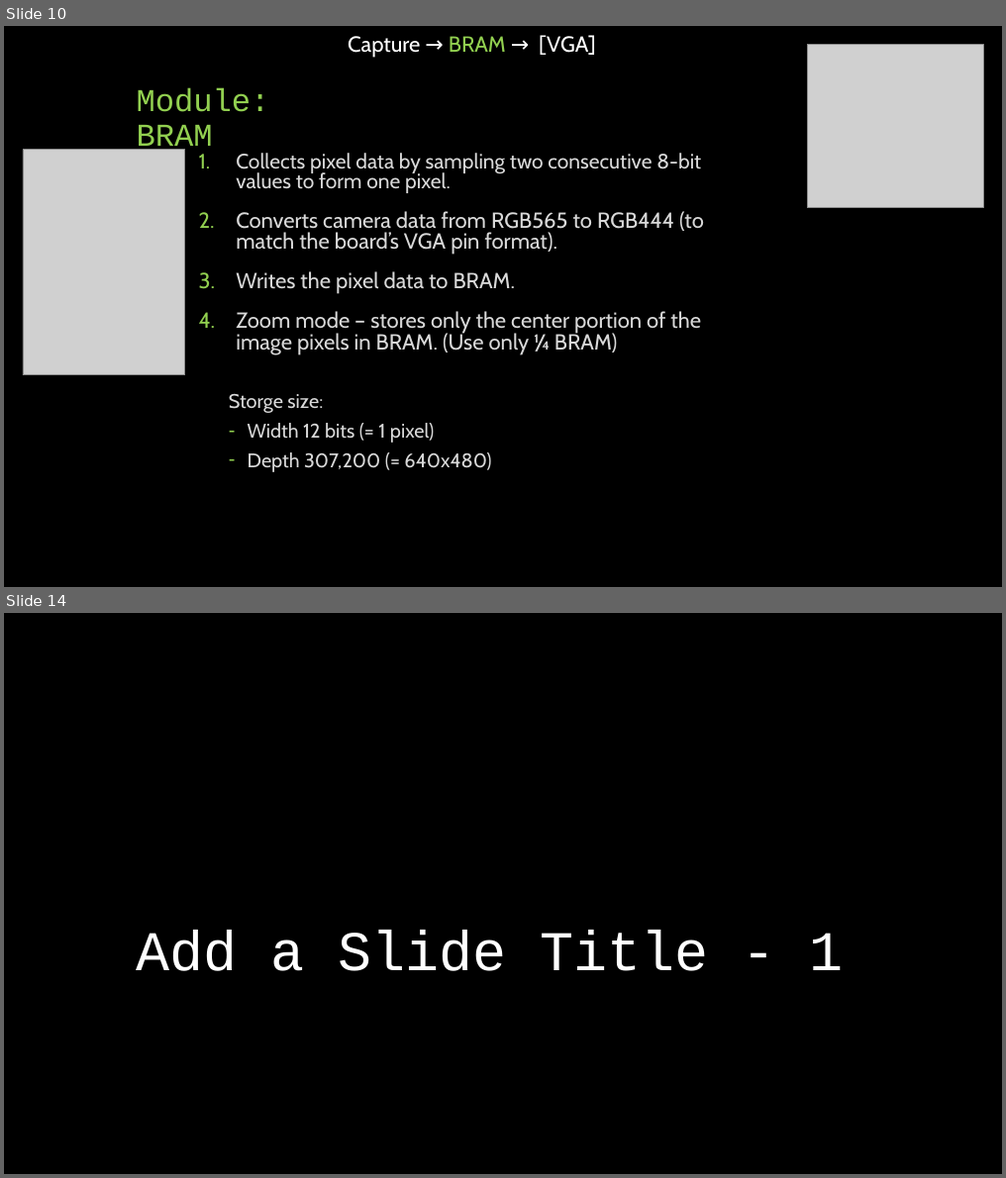
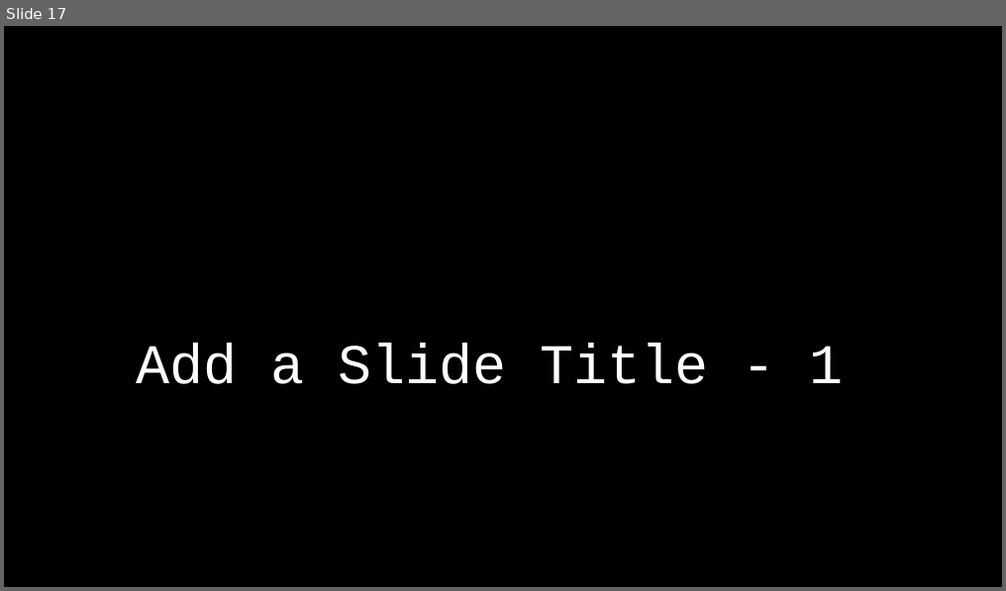
Before and after one commit to idowein/FPGA-image-interpolator, a slide deck: datasheets/Digital Zoom presentation.pptx. Shown one above the other, each under a label of ours: slides 10 and 14 before the commit, slide 17 after it; the slides between them are not shown. The pictures are 1006x1178 and 1006x591 pixels, drawn with LibreOffice and Linux fonts; fonts in the diff are those of the drawing; grey boxes stand for pictures. Boxes give left, top, right and bottom in pixels: in the first picture for what was removed or moved away, otherwise in the second. Text is boxed around its words. In the diff, an @@ line names an element or a change of style, - is before the commit and + after.

```diff
--- a/datasheets/Digital Zoom presentation.pptx
+++ b/datasheets/Digital Zoom presentation.pptx
@@ slide 10 removed at [4,26,1002,587], background #000000 @@
@@ text removed at [348,35,596,58] @@
-Capture → BRAM → [VGA]
@@ picture removed at [807,45,983,208] @@
@@ title removed at [137,88,270,155] @@
-Module:
-BRAM
@@ picture removed at [23,150,185,375] @@
@@ text removed at [229,153,704,472] @@
-1. Collects pixel data by sampling two consecutive 8-bit values to form one pixel.
-2. Converts camera data from RGB565 to RGB444 (to match the board’s VGA pin format).
-3. Writes the pixel data to BRAM.
-4. Zoom mode – stores only the center portion of the image pixels in BRAM. (Use only ¼ BRAM)
-  Storge size:
-  – Width 12 bits (= 1 pixel)
-  – Depth 307,200 (= 640x480)
@@ what was slide 14 is now slide 17 @@
```
Also in this commit, not shown: 6 slides changed, 6 slides added, 2 other slides removed, 5 other files.
